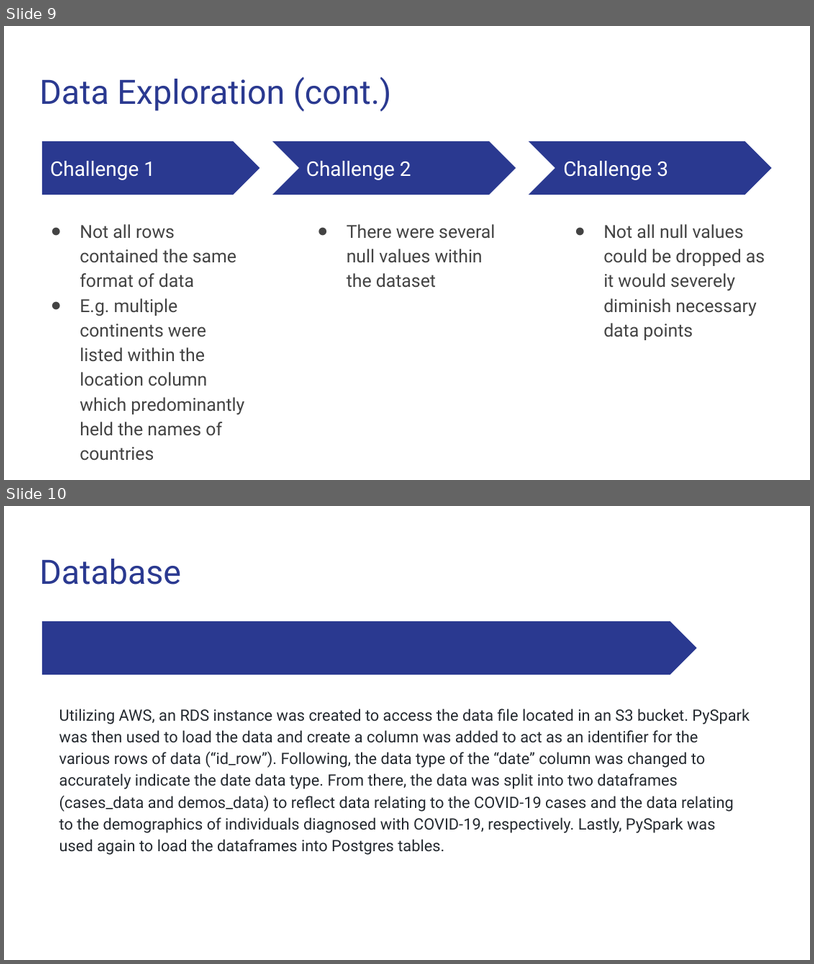
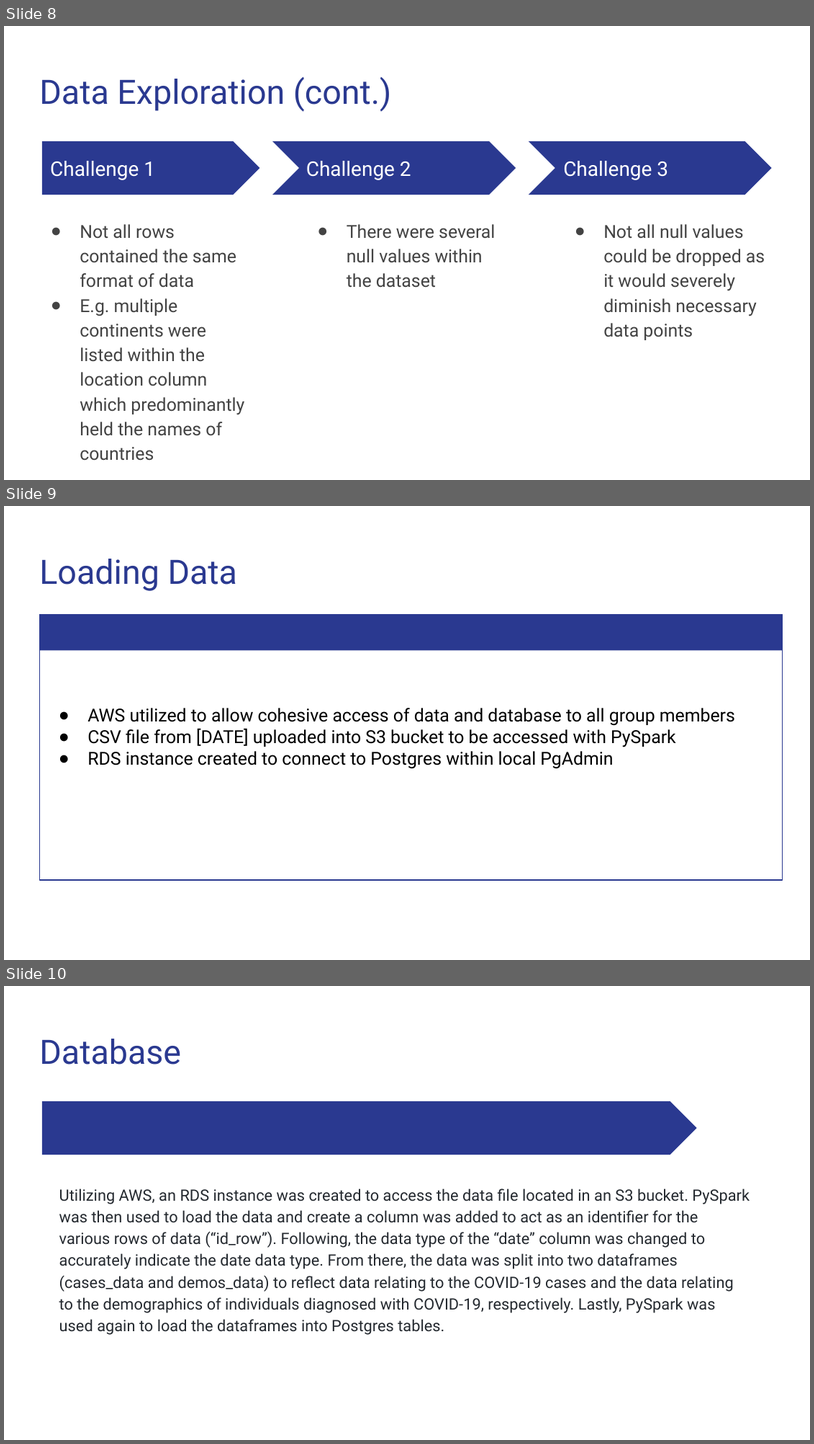
Before and after one commit to Magzzie/COVID-19_Analysis, a slide deck: COVID-19 Analysis.pptx. Shown one above the other, each under a label of ours: slides 9 and 10 before the commit, slides 8, 9 and 10 after it. The pictures are 814x964 and 814x1444 pixels, drawn with LibreOffice and Linux fonts; fonts in the diff are those of the drawing. Boxes give left, top, right and bottom in pixels: in the first picture for what was removed or moved away, otherwise in the second. Text is boxed around its words. In the diff, an @@ line names an element or a change of style, - is before the commit and + after.

```diff
--- a/COVID-19 Analysis.pptx
+++ b/COVID-19 Analysis.pptx
@@ slide 9 added at [4, 506, 810, 960], background #FFFFFF @@
@@ title added at [39, 559, 238, 591], 30 pt, text #2A3990 @@
+Loading Data
@@ rectangle added at [39, 614, 783, 650], fill #2A3990 @@
@@ rectangle added at [39, 614, 783, 880], outline #2A3990 0.75 pt, 16 pt, text #000000 @@
+● AWS utilized to allow cohesive access of data and database to all group members
+● CSV file from [DATE] uploaded into S3 bucket to be accessed with PySpark
+● RDS instance created to connect to Postgres within local PgAdmin
@@ what was slide 9 is now slide 8 @@
```
Also in this commit, not shown: 3 slides changed, 3 other slides added, 4 slides removed.
